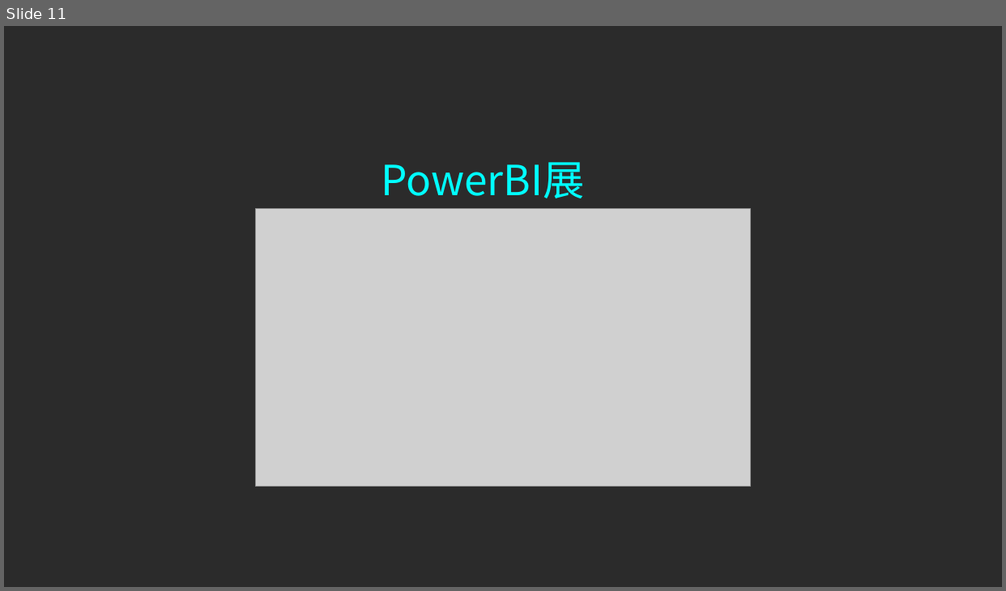
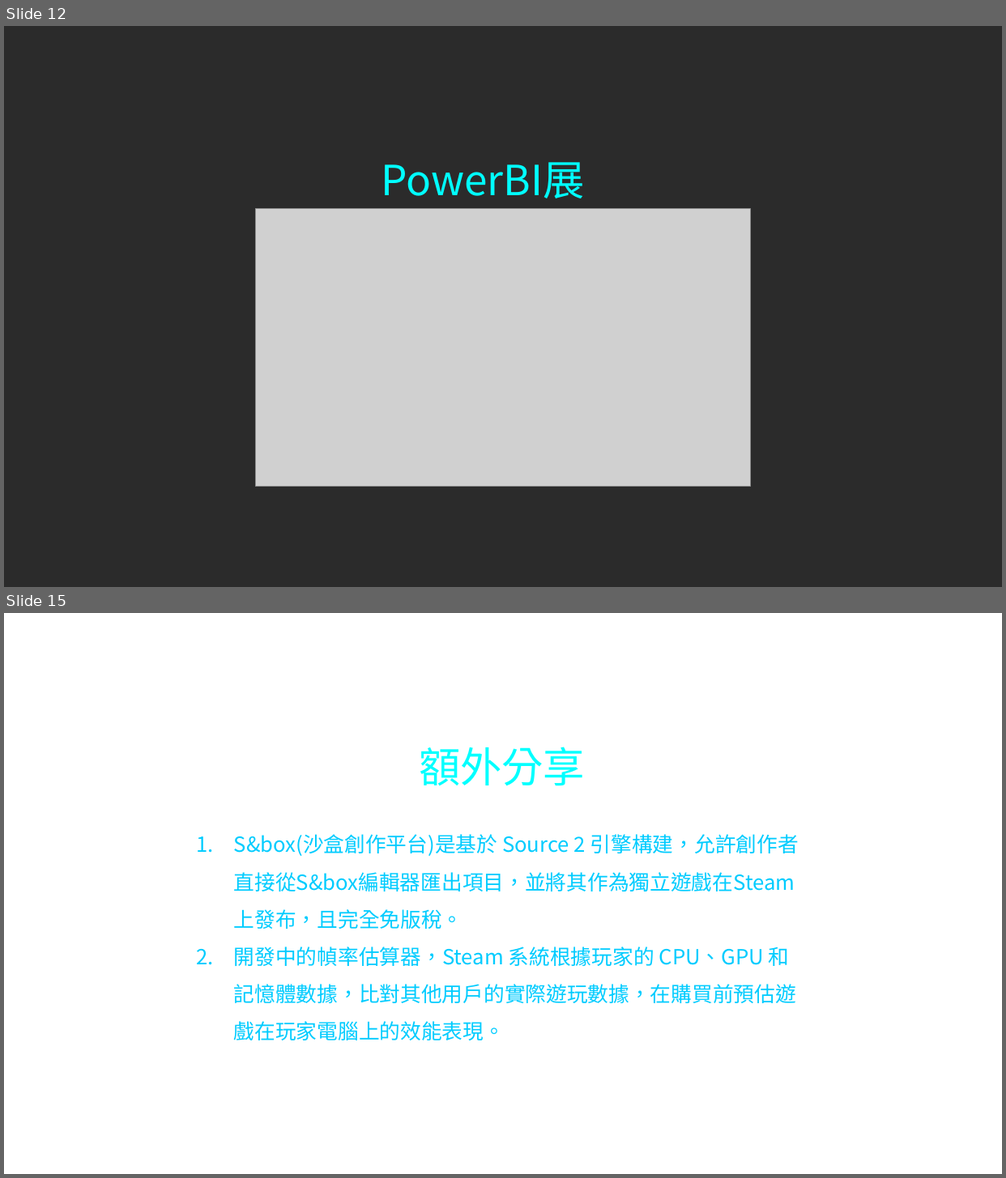
Before and after one commit to rhea95032/topic, a slide deck: Steam遊戲市場分析報告.pptx. Shown one above the other, each under a label of ours: slide 11 before the commit, slides 12 and 15 after it; the slides between them are not shown. The pictures are 1006x591 and 1006x1178 pixels, drawn with LibreOffice and Linux fonts; fonts in the diff are those of the drawing; grey boxes stand for pictures; background and template pictures are left out; a plain dark background stands for a picture behind light text. Boxes give left, top, right and bottom in pixels: in the first picture for what was removed or moved away, otherwise in the second. Text is boxed around its words. In the diff, an @@ line names an element or a change of style, - is before the commit and + after.

```diff
--- a/Steam遊戲市場分析報告.pptx
+++ b/Steam遊戲市場分析報告.pptx
@@ slide 15 added at [4, 613, 1002, 1174], background picture (left out) @@
@@ text added at [419, 747, 585, 786], 40 pt, text #00FFFF @@
+額外分享
@@ text added at [234, 834, 799, 1041], 20 pt, text #00CCFF @@
+1. S&box(沙盒創作平台)是基於 Source 2 引擎構建，允許創作者直接從S&box編輯器匯出項目，並將其作為獨立遊戲在Steam上發布，且完全免版稅。
+2. 開發中的幀率估算器，Steam 系統根據玩家的 CPU、GPU 和記憶體數據，比對其他用戶的實際遊玩數據，在購買前預估遊戲在玩家電腦上的效能表現。
@@ what was slide 11 is now slide 12 @@
```
Also in this commit, not shown: 3 slides changed, 4 other slides added, 2 slides removed, 8 other files.
